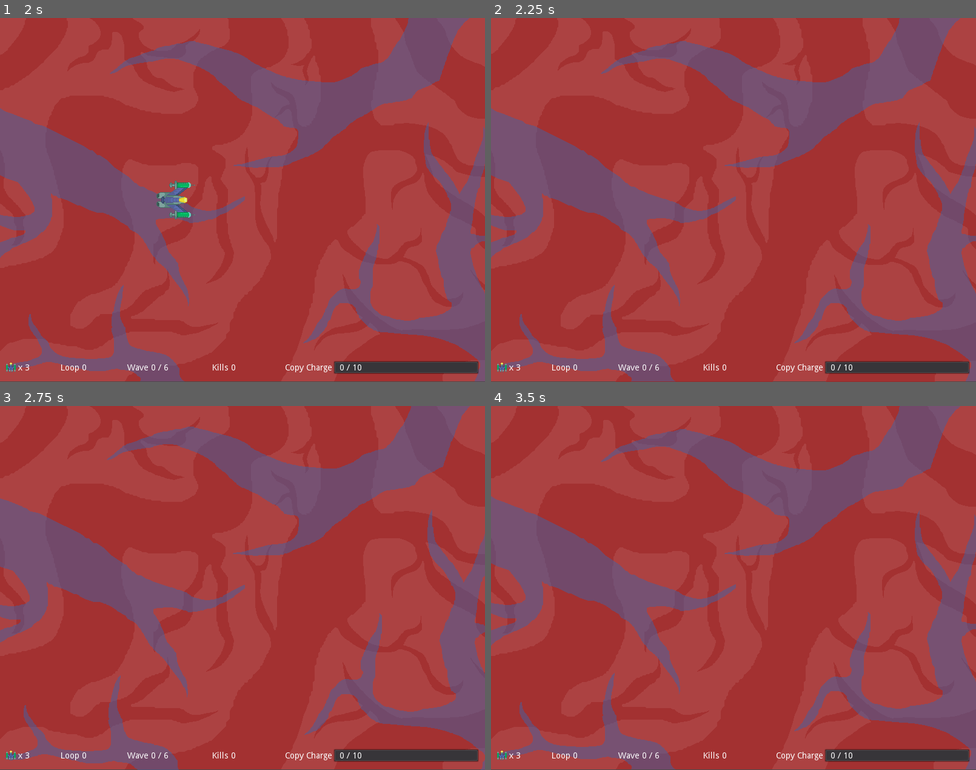
Above: before the commit, frames 1-4 (two rows, left to right).
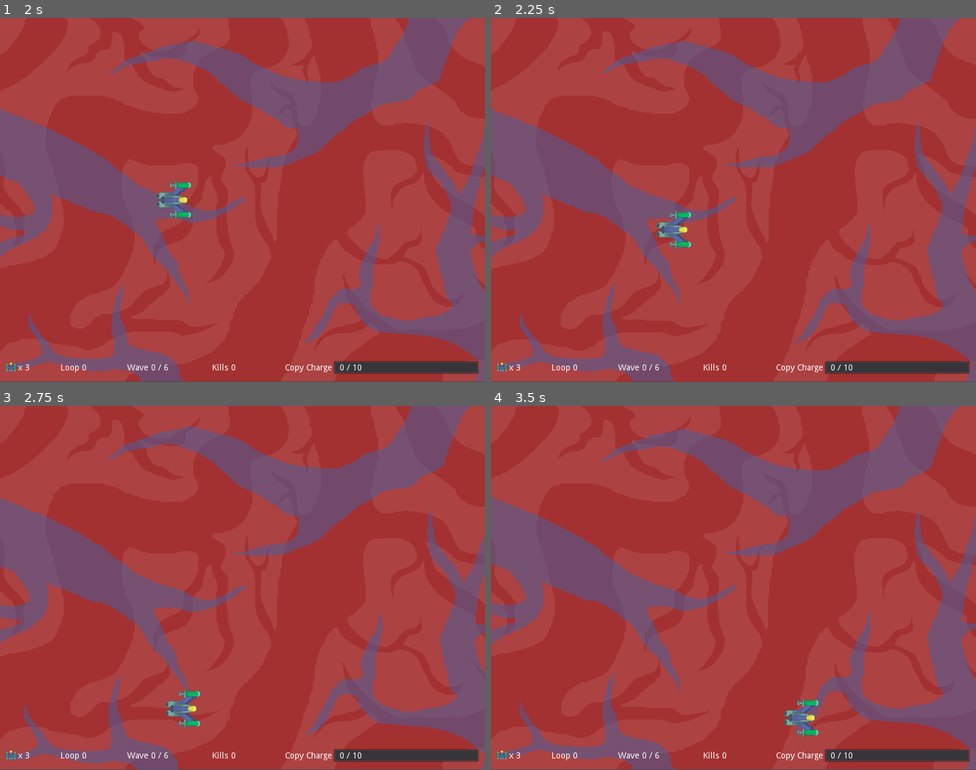
Above: after the commit, the same moments.

Repository: Yerdun/Pathogen
Game: Godot game, scene res://Assets/Scenes/Menus/Title.tscn
The game is run twice, just before and just after one commit, with the same random seed, the same clock (stepped at 60 frames per second) and the same inputs. Sound files missing from this copy of the repository are replaced by a short silence.
Inputs (mouse positions are in pixels of both pictures, inside the frame that each line leads up to):
- Up to frame 1 (2 s): click "Play" at 0.5 s; move the mouse to (349, 181) at 1.27 s; hold Right (ui_right) from 1.28 s (still down); hold C (godmode) from 1.28 s (still down)
- Up to frame 2 (2.25 s): move the mouse to (636, 218) at 2.02 s; release Right (ui_right) at 2.03 s; release C (godmode) at 2.03 s; hold Down (ui_down) from 2.03 s (still down); tap Shift (control_focus) at 2.1 s
- Up to frame 3 (2.75 s): keep holding Down (ui_down); tap C (godmode) at 2.3 s
- Up to frame 4 (3.5 s): move the mouse to (782, 507) at 2.77 s; release Down (ui_down) at 2.78 s; hold Right (ui_right) from 2.78 s (still down); hold B (copy) from 2.78 s (still down); tap C (godmode) at 3.05 s

Frame 1 is identical in both runs. In frame 2, 0.4% of the frame differs, in the area x 34-43%, y 52-64%; in frame 3, 0.4%; in frame 4, 0.4%.

Commit message:
Minor tweaks Fixed Fullscreen to work on pause Changed enemy kill requirement to 100 Disabled a hidden feature

Diff:
--- a/Assets/Scenes/Level/Level.tscn
+++ b/Assets/Scenes/Level/Level.tscn
@@ -9,6 +9,7 @@
 [ext_resource path="res://Assets/Scenes/Music Handlers/Music Handler.tscn" type="PackedScene" id=7]
 [ext_resource path="res://Assets/Scenes/Enemy/Enemy Spawn Handler/Waves/Wave Manager.tscn" type="PackedScene" id=8]
 [ext_resource path="res://Assets/Sprites/Player/life.png" type="Texture" id=9]
+[ext_resource path="res://Assets/Scenes/Menus/Fullscreen Handler.tscn" type="PackedScene" id=10]
 
 [node name="Level" type="Node2D"]
 script = ExtResource( 4 )
@@ -120,4 +121,6 @@
 [node name="Pause Cooldown" type="Timer" parent="Pause Popup"]
 one_shot = true
 
+[node name="Fullscreen Handler" parent="Pause Popup" instance=ExtResource( 10 )]
+
 [connection signal="pressed" from="Pause Popup/Pause Button" to="." method="_on_Pause_Button_pressed"]
--- /dev/null
+++ b/Assets/Scenes/Menus/Fullscreen Handler.gd
@@ -0,0 +1,7 @@
+extends Node
+
+
+
+func _process(delta):
+	if Input.is_action_just_pressed("fullscreen"):	# When the fullscreen button is pressed
+		OS.set_window_fullscreen(!OS.window_fullscreen)		# Toggle fullscreen
--- /dev/null
+++ b/Assets/Scenes/Menus/Fullscreen Handler.tscn
@@ -0,0 +1,6 @@
+[gd_scene load_steps=2 format=2]
+
+[ext_resource path="res://Assets/Scenes/Menus/Fullscreen Handler.gd" type="Script" id=1]
+
+[node name="Fullscreen Handler" type="Node"]
+script = ExtResource( 1 )
--- a/Assets/Scenes/Menus/Title.tscn
+++ b/Assets/Scenes/Menus/Title.tscn
@@ -8,6 +8,7 @@
 [ext_resource path="res://Assets/Sounds/Menu Music/Pathogen menu intro.ogg" type="AudioStream" id=6]
 [ext_resource path="res://Assets/Sounds/Menu Music/Pathogen menu loop(fixed).ogg" type="AudioStream" id=7]
 [ext_resource path="res://Assets/Sounds/Other Sounds/menu_click.wav" type="AudioStream" id=8]
+[ext_resource path="res://Assets/Scenes/Menus/Fullscreen Handler.tscn" type="PackedScene" id=9]
 
 [sub_resource type="SpriteFrames" id=1]
 animations = [ {
@@ -43,4 +44,6 @@
 intro = ExtResource( 6 )
 loop = ExtResource( 7 )
 
+[node name="Fullscreen Handler" parent="." instance=ExtResource( 9 )]
+
 [connection signal="pressed" from="TestLevelButton" to="TestLevelButton" method="_on_TestLevelButton_pressed"]
--- a/Assets/Scenes/Music Handlers/Music Handler.gd
+++ b/Assets/Scenes/Music Handlers/Music Handler.gd
@@ -14,10 +14,6 @@
 	$Loop.set_stream(loop)
 	$Intro.play() # and instantly play the intro
 
-# Fullscreen handler is in music handler since it exists in every scene
-func _process(delta):
-		if Input.is_action_just_pressed("fullscreen"):
-			OS.set_window_fullscreen(!OS.window_fullscreen)
 
 
 # when the intro finishes, the loop section instantly plays
--- a/Assets/Scenes/Player/Bullet Control.gd
+++ b/Assets/Scenes/Player/Bullet Control.gd
@@ -28,7 +28,7 @@
 export (int) var speedupFocus = 200
 var speedupEnabled	# true if speedup is enabled
 
-export (int) var lifeBonus = 50	# Reaching this amount of kills rewards you with a life
+export (int) var lifeBonus = 100	# Reaching this amount of kills rewards you with a life
 
 var secretCount
 
--- a/Assets/Scenes/Player/Player.gd
+++ b/Assets/Scenes/Player/Player.gd
@@ -42,13 +42,13 @@
 		position.x = clamp(position.x, 32, 768)	# Make sure player stays within screen boundaries
 		position.y = clamp(position.y, 32, 568)
 
-	if Input.is_action_pressed("godmode"):	# Press C for godmode
-		if can_die:	# Activate godmode when C is pressed when you are able to die
-			can_die = false
-			$PlayerAnimation.play("respawned")
-		elif !can_die:	# If it's already enabled, disable it
-			can_die = true
-			$PlayerAnimation.play("default")
+#	if Input.is_action_pressed("godmode"):	# Press C for godmode
+#		if can_die:	# Activate godmode when C is pressed when you are able to die
+#			can_die = false
+#			$PlayerAnimation.play("respawned")
+#		elif !can_die:	# If it's already enabled, disable it
+#			can_die = true
+#			$PlayerAnimation.play("default")
 
 func _on_Player_body_entered(body):
 	if body.is_in_group("life_extend"):
Not shown: 1 places in Assets/Scenes/Level/Level.tscn that only renumber resources
Not shown: 1 places in Assets/Scenes/Menus/Title.tscn that only renumber resources
